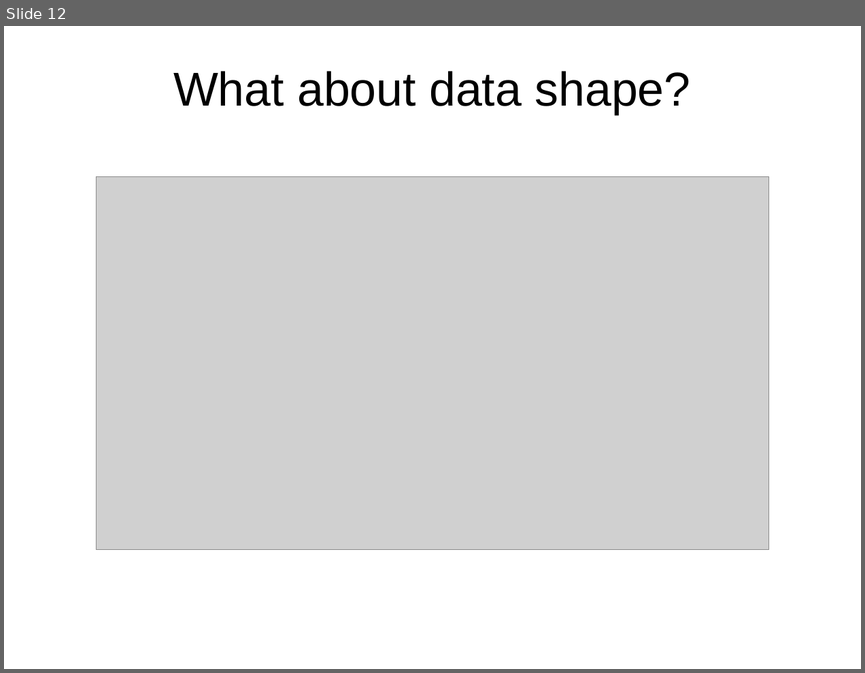
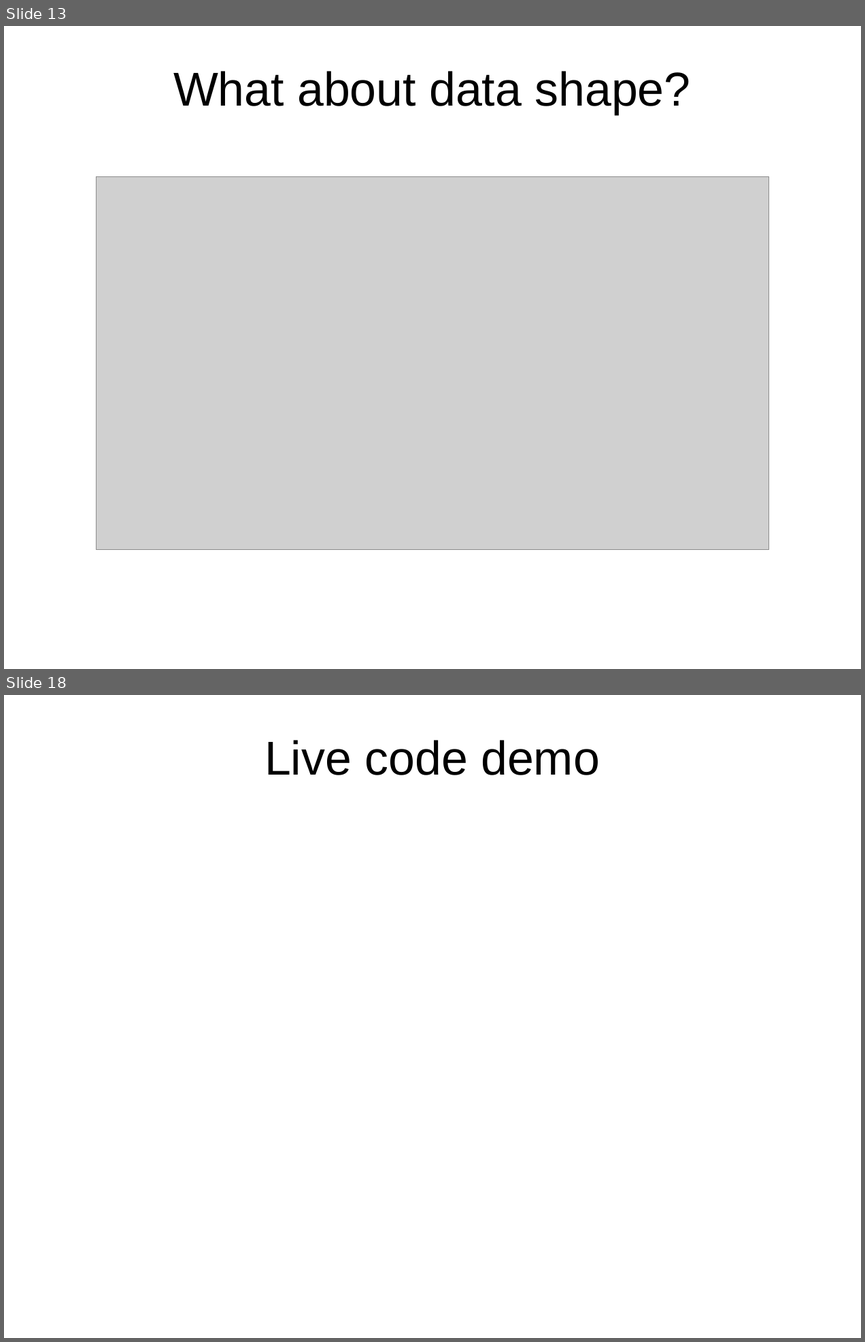
Before and after one commit to Mamun/prac, a slide deck: slide.odp. Shown one above the other, each under a label of ours: slide 12 before the commit, slides 13 and 18 after it; the slides between them are not shown. The pictures are 865x673 and 865x1342 pixels, drawn with LibreOffice and Linux fonts; fonts in the diff are those of the drawing; grey boxes stand for pictures; background and template pictures are left out. Boxes give left, top, right and bottom in pixels: in the first picture for what was removed or moved away, otherwise in the second. Text is boxed around its words. In the diff, an @@ line names an element or a change of style, - is before the commit and + after.

```diff
--- a/slide.odp
+++ b/slide.odp
@@ slide 18 added at <box>4,695,861,1338</box>, background picture (left out) @@
@@ title added at <box>264,740,600,775</box>, 44 pt, text #000000 @@
+Live code demo
@@ what was slide 12 is now slide 13 @@
```
Also in this commit, not shown: 4 slides changed, 4 other slides added.
